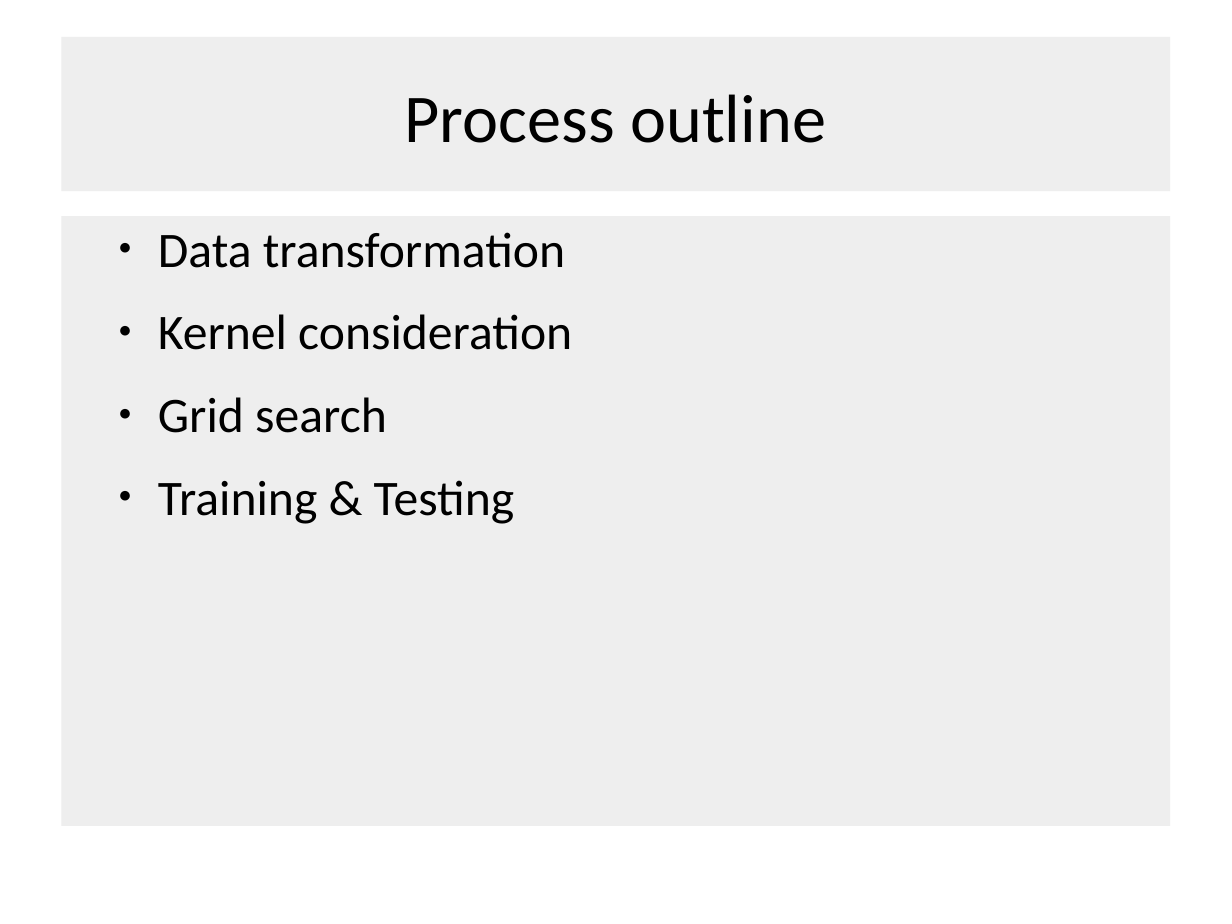
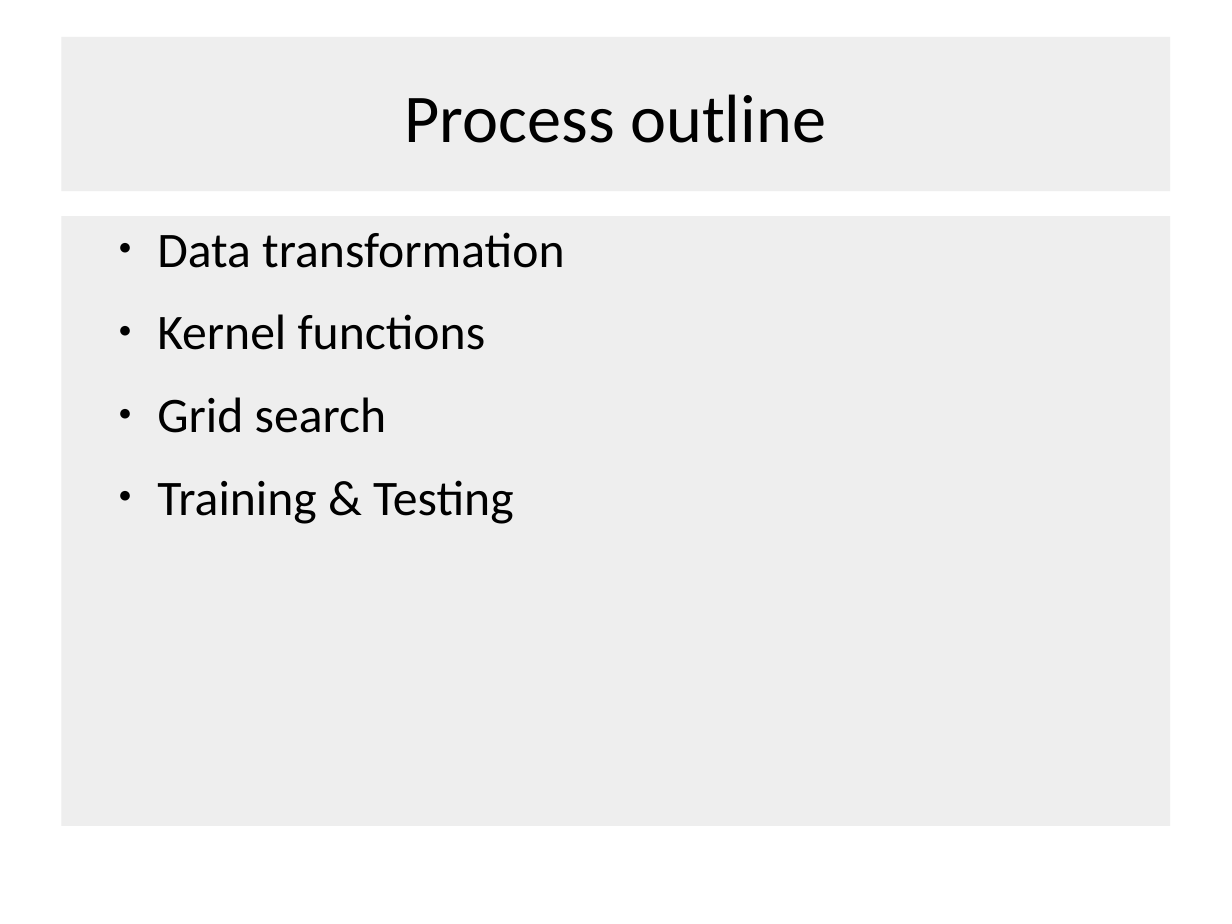
Before and after one commit to SebastianLukas/greenpatterns, a slide deck: slide 3 of OKNNow/Präsi.ppt. Drawn at 1232x924 pixels with LibreOffice and Linux fonts; fonts in the diff are those of the drawing; background and template pictures are left out. Boxes give left, top, right and bottom in pixels: in the first picture for what was removed or moved away, otherwise in the second. Text is boxed around its words. In the diff, an @@ line names an element or a change of style, - is before the commit and + after.

```diff
--- a/OKNNow/Präsi.ppt
+++ b/OKNNow/Präsi.ppt
@@ text at box(157, 314, 486, 350): text changed @@
-● Kernel consideration
+● Kernel functions
```
Also in this commit, not shown: 8 other slides changed, 1 other file.
